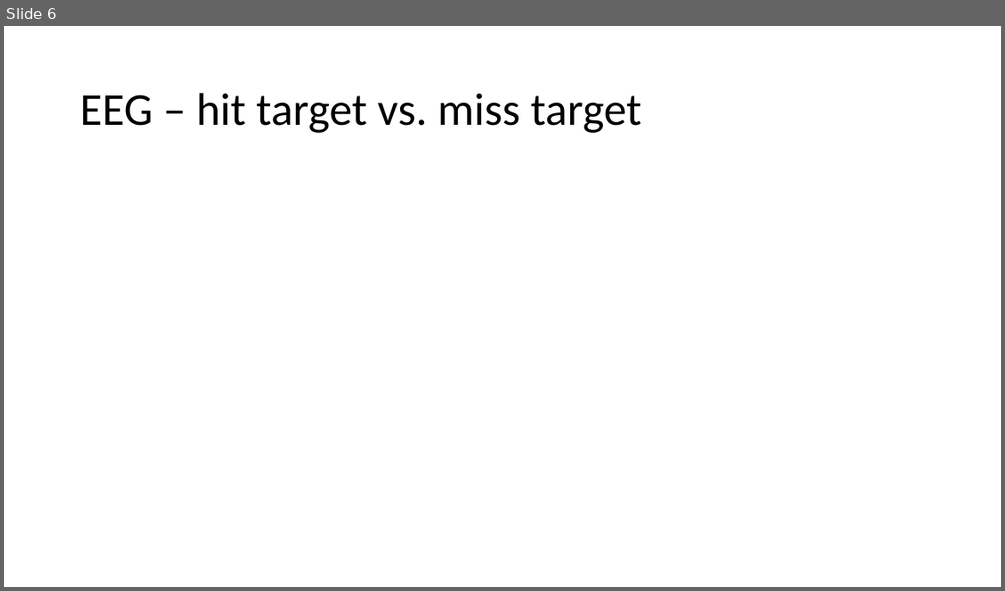
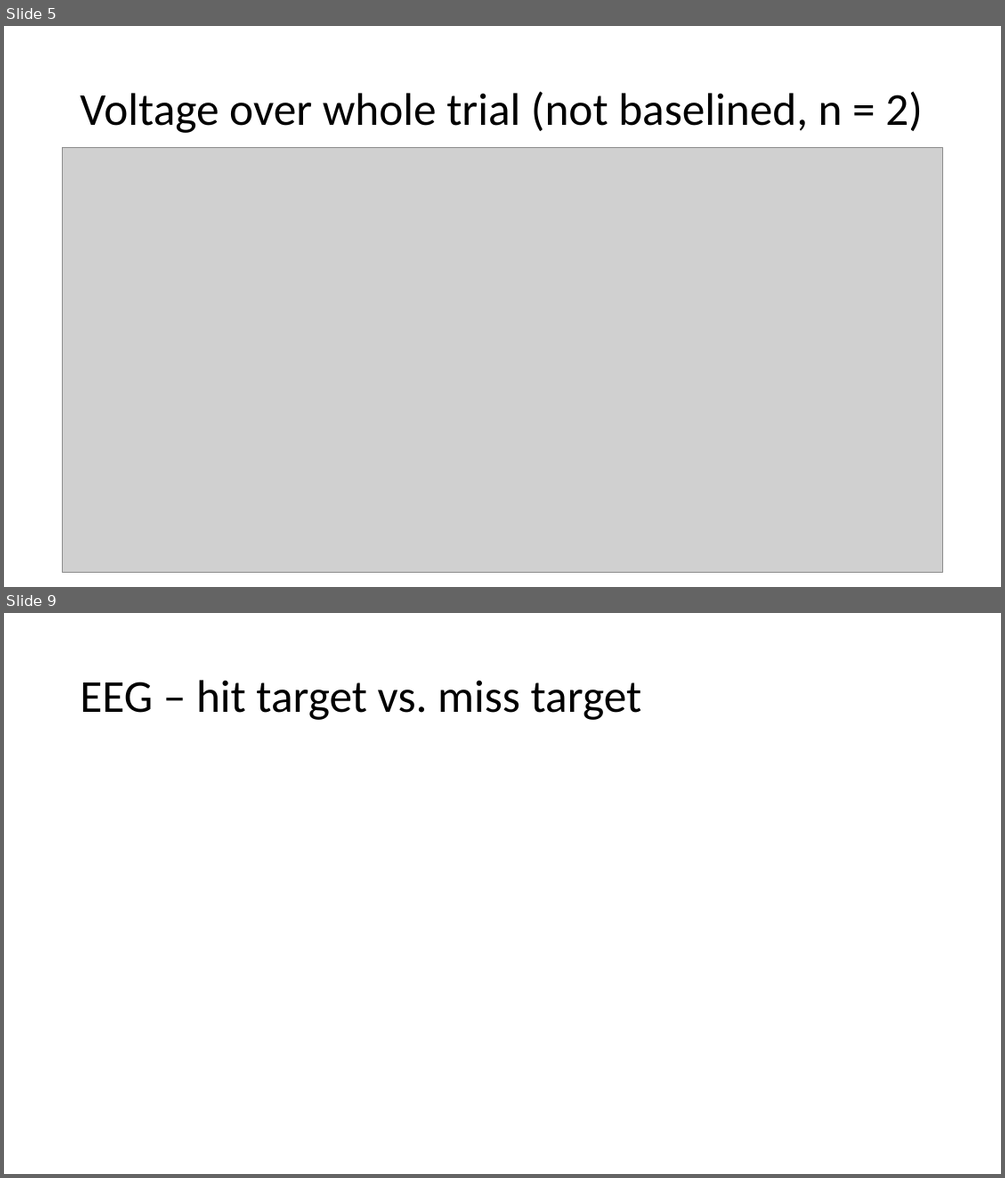
Before and after one commit to crepetti/fNIRSandGerbils, a slide deck: Gerbils, but make it human update 6-26.pptm. Shown one above the other, each under a label of ours: slide 6 before the commit, slides 5 and 9 after it; the slides between them are not shown. The pictures are 1005x591 and 1005x1178 pixels, drawn with LibreOffice and Linux fonts; fonts in the diff are those of the drawing; grey boxes stand for pictures. Boxes give left, top, right and bottom in pixels: in the first picture for what was removed or moved away, otherwise in the second. Text is boxed around its words. In the diff, an @@ line names an element or a change of style, - is before the commit and + after.

```diff
--- a/Gerbils, but make it human update 6-26.pptm
+++ b/Gerbils, but make it human update 6-26.pptm
@@ slide 5 added at (x1=4, y1=26, x2=1001, y2=587), background #FFFFFF @@
@@ title added at (x1=80, y1=91, x2=922, y2=133), 44 pt, text #000000 @@
+Voltage over whole trial (not baselined, n = 2)
@@ picture added at (x1=63, y1=148, x2=942, y2=572) @@
@@ what was slide 6 is now slide 9 @@
```
Also in this commit, not shown: 5 slides changed, 3 other slides added, 1 slide removed, 4 other files.
